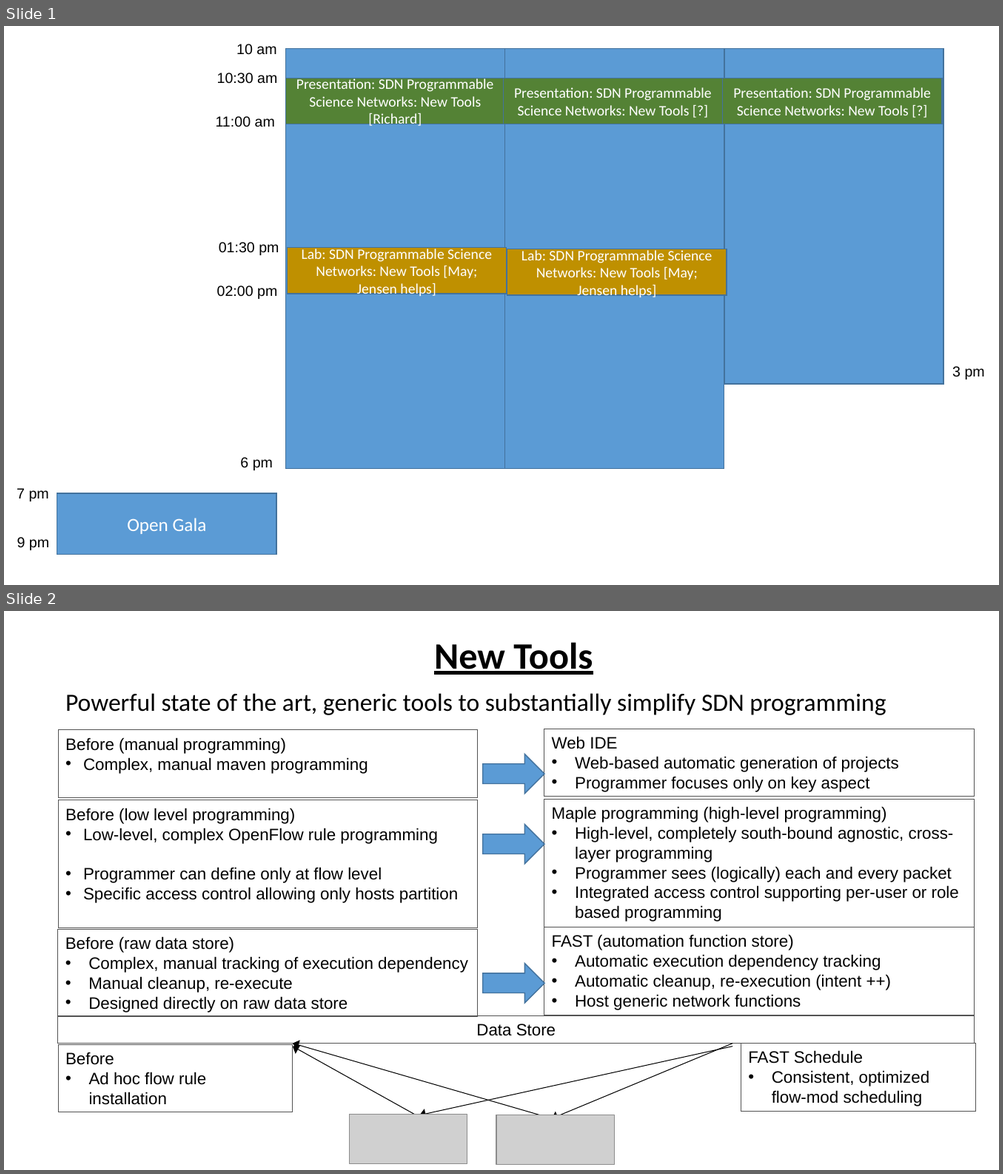
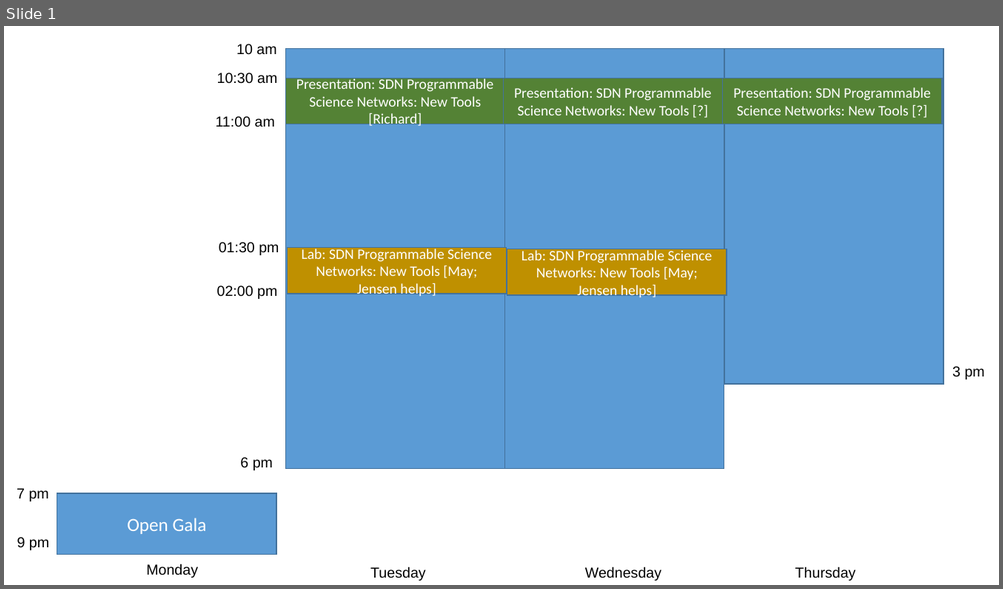
Before and after one commit to snlab/sc16, a slide deck: slides/schedule.pptx. Shown one above the other, each under a label of ours: slides 1 and 2 before the commit, slide 1 after it. The pictures are 1003x1174 and 1003x589 pixels, drawn with LibreOffice and Linux fonts; fonts in the diff are those of the drawing; grey boxes stand for pictures. Boxes give left, top, right and bottom in pixels: in the first picture for what was removed or moved away, otherwise in the second. Text is boxed around its words. In the diff, an @@ line names an element or a change of style, - is before the commit and + after.

```diff
--- a/slides/schedule.pptx
+++ b/slides/schedule.pptx
@@ slide 2 removed at (4, 611, 999, 1170), background #FFFFFF @@
@@ title removed at (434, 642, 592, 675) @@
-New Tools
@@ text removed at (65, 693, 885, 715) @@
-Powerful state of the art, generic tools to substantially simplify SDN programming
@@ rectangle removed at (59, 730, 478, 798) @@
-Before (manual programming)
-• Complex, manual maven programming
@@ rectangle removed at (544, 729, 974, 797) @@
-Web IDE
-• Web-based automatic generation of projects
-• Programmer focuses only on key aspect
@@ right arrow removed at (483, 755, 545, 794) @@
@@ rectangle removed at (59, 800, 478, 929) @@
-Before (low level programming)
-• Low-level, complex OpenFlow rule programming
-• Programmer can define only at flow level
-• Specific access control allowing only hosts partition
@@ rectangle removed at (544, 799, 974, 927) @@
-Maple programming (high-level programming)
-• High-level, completely south-bound agnostic, cross-layer programming
-• Programmer sees (logically) each and every packet
-• Integrated access control supporting per-user or role based programming
@@ right arrow removed at (483, 824, 545, 864) @@
@@ rectangle removed at (58, 930, 477, 1017) @@
-Before (raw data store)
-• Complex, manual tracking of execution dependency
-• Manual cleanup, re-execute
-• Designed directly on raw data store
@@ rectangle removed at (544, 927, 974, 1015) @@
-FAST (automation function store)
-• Automatic execution dependency tracking
-• Automatic cleanup, re-execution (intent ++)
-• Host generic network functions
@@ right arrow removed at (483, 964, 545, 1003) @@
@@ rectangle removed at (58, 1016, 974, 1044) @@
-Data Store
@@ rectangle removed at (59, 1045, 293, 1113) @@
-Before
-• Ad hoc flow rule installation
@@ arrow removed from (416, 1116) to (293, 1047) @@
@@ arrow removed from (540, 1116) to (293, 1044) @@
@@ arrow removed from (732, 1047) to (420, 1116) @@
@@ arrow removed from (732, 1044) to (552, 1119) @@
@@ rectangle removed at (741, 1044, 976, 1112) @@
-FAST Schedule
-• Consistent, optimized flow-mod scheduling
@@ picture removed at (350, 1115, 467, 1165) @@
@@ picture removed at (496, 1116, 614, 1165) @@
@@ slide 1 changed as well @@
@@ text added at (146, 564, 198, 578), 14 pt, text #000000 @@
+Monday
@@ text added at (370, 567, 426, 581), 14 pt, text #000000 @@
+Tuesday
@@ text added at (585, 567, 661, 581), 14 pt, text #000000 @@
+Wednesday
@@ text added at (795, 567, 856, 581), 14 pt, text #000000 @@
+Thursday
```
Also in this commit, not shown: 5 other slides removed, 2 other files.
